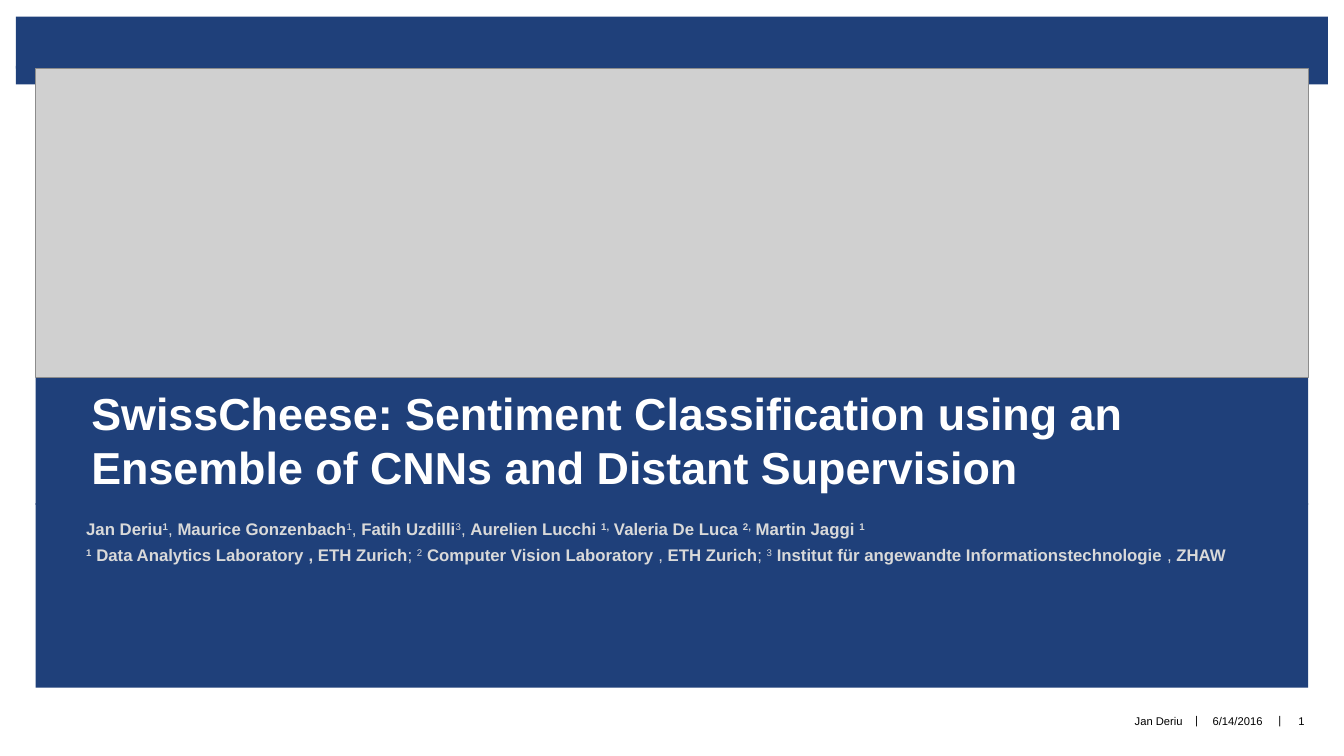
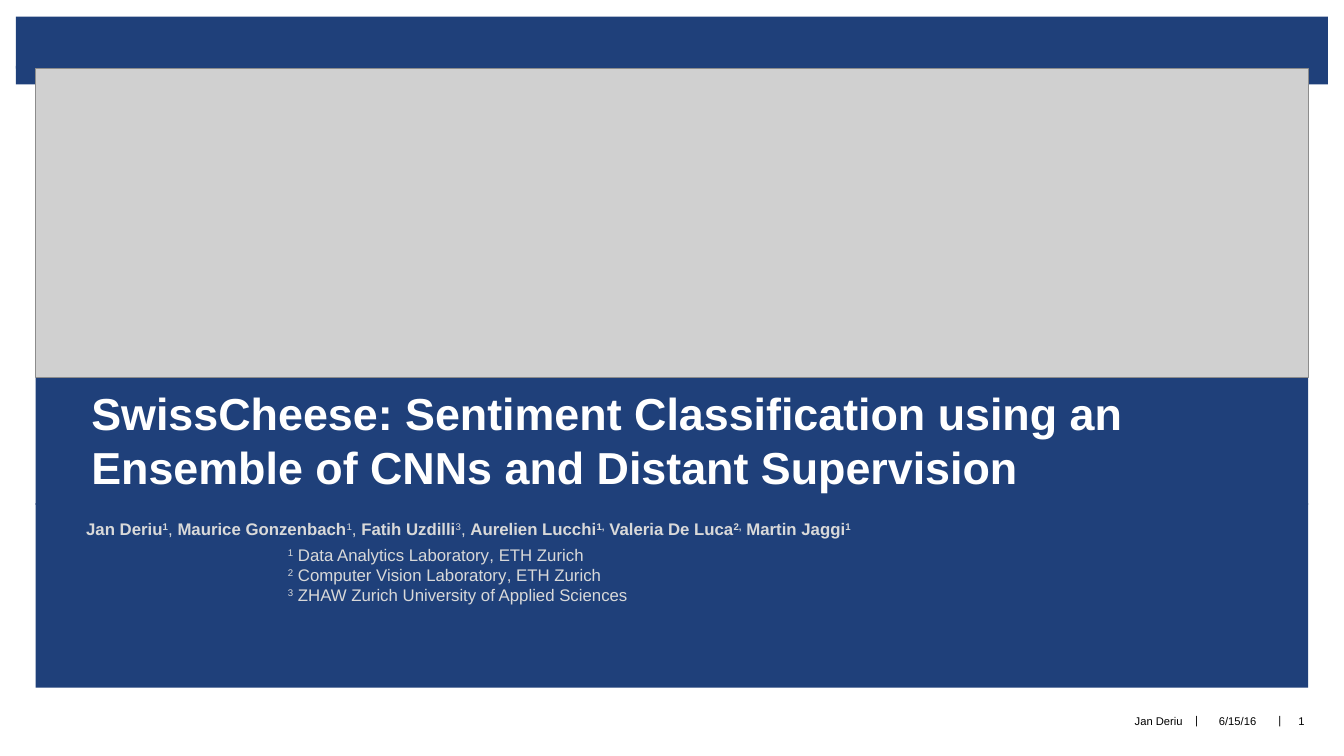
Before and after one commit to jderiu/deep-qa, a slide deck: slide 1 of Poster/SwissCheese.pptx. Drawn at 1344x756 pixels with LibreOffice and Linux fonts; fonts in the diff are those of the drawing; grey boxes stand for pictures; background and template pictures are left out. Boxes give left, top, right and bottom in pixels: in the first picture for what was removed or moved away, otherwise in the second. Text is boxed around its words. In the diff, an @@ line names an element or a change of style, - is before the commit and + after.

```diff
--- a/Poster/SwissCheese.pptx
+++ b/Poster/SwissCheese.pptx
@@ subtitle at [86,523,850,605]: text changed; bold off @@
-  Jan Deriu1, Maurice Gonzenbach1, Fatih Uzdilli3, Aurelien Lucchi 1, Valeria De Luca 2, Martin Jaggi 1
-  1 Data Analytics Laboratory , ETH Zurich; 2 Computer Vision Laboratory , ETH Zurich; 3 Institut für angewandte Informationstechnologie , ZHAW
+  Jan Deriu1, Maurice Gonzenbach1, Fatih Uzdilli3, Aurelien Lucchi1, Valeria De Luca2, Martin Jaggi1
+  1 Data Analytics Laboratory, ETH Zurich
+  2 Computer Vision Laboratory, ETH Zurich
+  3 ZHAW Zurich University of Applied Sciences
@@ text at [1219,717,1256,725]: text changed @@
-6/14/2016
+6/15/16
```
Also in this commit, not shown: 10 other slides changed.
